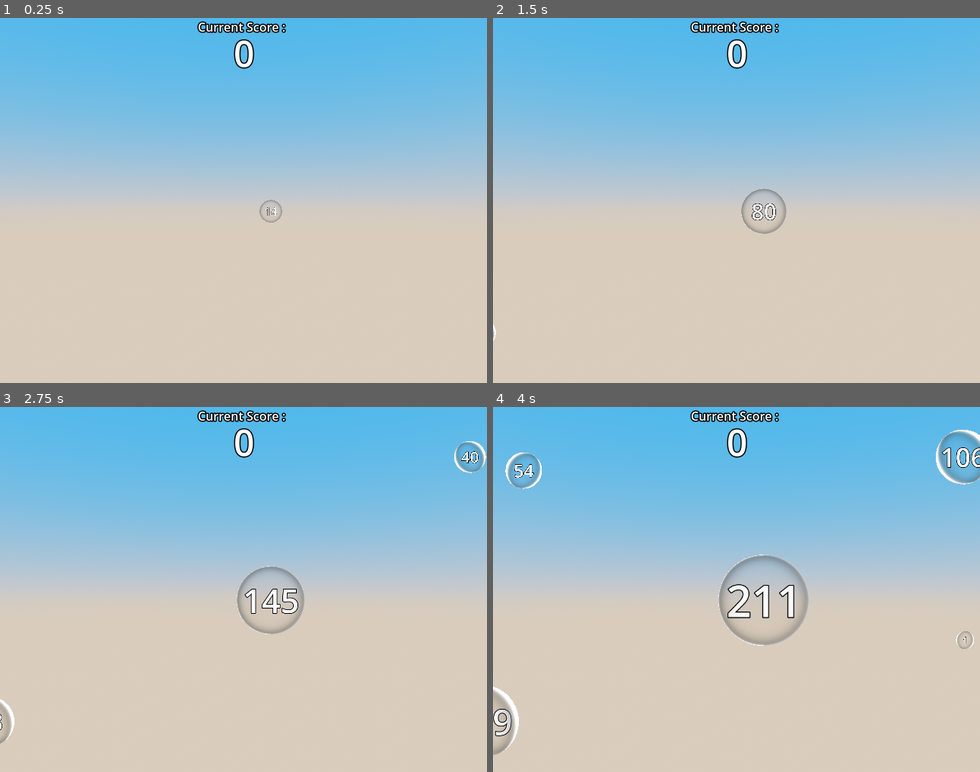
Above: before the commit, frames 1-4 (two rows, left to right).
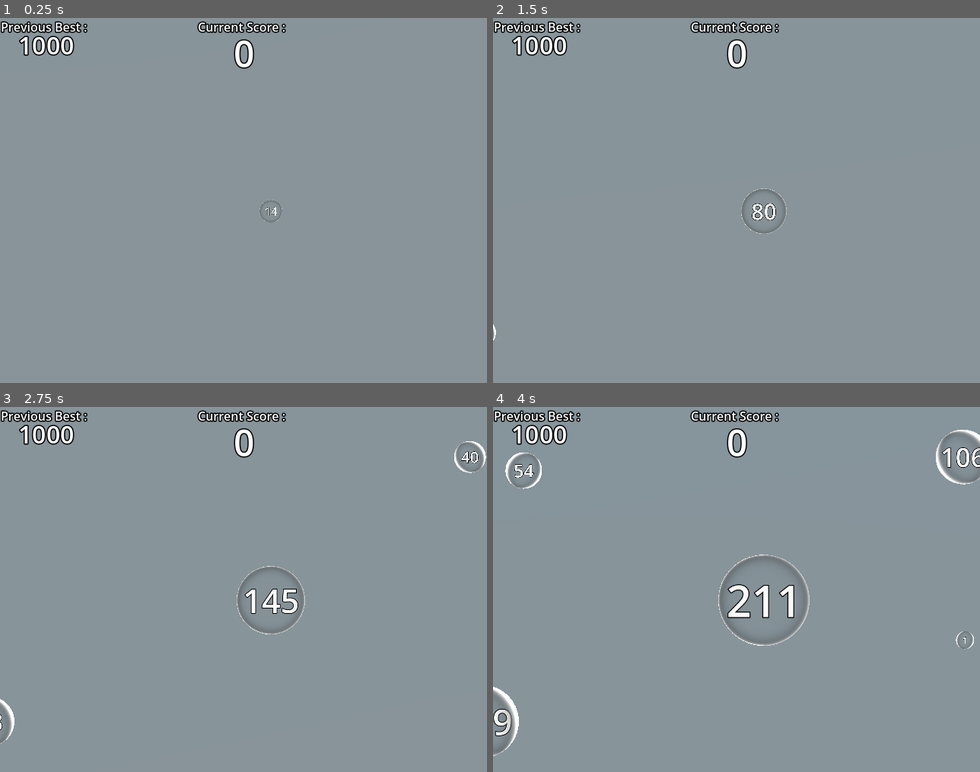
Above: after the commit, the same moments.

Repository: kominaaa/scorepopping
Game: Godot game, scene res://scenes/main.tscn
Two runs of this game, one before a commit and one after it. Both use one fixed random seed, a clock stepped at 60 frames per second and the inputs below.
Inputs (mouse positions are in pixels of both pictures, inside the frame that each line leads up to):
- Up to frame 1 (0.25 s): no input
- Up to frame 2 (1.5 s): move the mouse to (843, 182) at 0.52 s; click (843, 182) at 0.67 s; move the mouse to (639, 218) at 1.27 s; click (639, 218) at 1.42 s
- Up to frame 3 (2.75 s): move the mouse to (292, 509) at 2.02 s; click (292, 509) at 2.17 s
- Up to frame 4 (4 s): move the mouse to (712, 662) at 2.77 s; click (712, 662) at 2.92 s; move the mouse to (882, 644) at 3.52 s; click (882, 644) at 3.67 s

The runs differ from the first frame. In frame 1, 99% of the frame differs, in the area x 0-100%, y 0-100%; in frame 2, 99%; in frame 3, 99%; in frame 4, 98%.

Commit message:
scoring best todo

Diff:
--- a/project.godot
+++ b/project.godot
@@ -14,6 +14,10 @@
 run/main_scene="res://scenes/main.tscn"
 config/features=PackedStringArray("4.3", "GL Compatibility")
 
+[autoload]
+
+MusicManager="*res://scripts/music_manager.gd"
+
 [display]
 
 window/size/viewport_width=640
@@ -25,6 +29,7 @@
 [file_customization]
 
 folder_colors={
+"res://assets/": "orange",
 "res://materials/": "green",
 "res://scenes/": "blue",
 "res://scripts/": "red",
--- a/scenes/game_interface.tscn
+++ b/scenes/game_interface.tscn
@@ -1,10 +1,15 @@
-[gd_scene load_steps=5 format=3 uid="uid://wejovet6gbnc"]
+[gd_scene load_steps=6 format=3 uid="uid://wejovet6gbnc"]
 
 [ext_resource type="LabelSettings" uid="uid://ch0dgyft6pqrm" path="res://materials/interface_label_settings.tres" id="1_fu1yt"]
 [ext_resource type="Script" path="res://scripts/game_over_label.gd" id="2_dgvkp"]
 
 [sub_resource type="LabelSettings" id="LabelSettings_hsfxb"]
 font_size = 48
+outline_size = 6
+outline_color = Color(0, 0, 0, 1)
+
+[sub_resource type="LabelSettings" id="LabelSettings_3tk88"]
+font_size = 32
 outline_size = 6
 outline_color = Color(0, 0, 0, 1)
 
@@ -48,19 +53,40 @@
 label_settings = SubResource("LabelSettings_hsfxb")
 horizontal_alignment = 1
 
+[node name="BestScoreLabel" type="Label" parent="."]
+layout_mode = 1
+offset_right = 120.0
+offset_bottom = 23.0
+text = "Previous Best : "
+label_settings = ExtResource("1_fu1yt")
+horizontal_alignment = 1
+
+[node name="BestScoreValueLabel" type="Label" parent="BestScoreLabel"]
+layout_mode = 1
+anchors_preset = 5
+anchor_left = 0.5
+anchor_right = 0.5
+offset_left = -118.0
+offset_top = 13.0
+offset_right = 120.0
+offset_bottom = 58.0
+grow_horizontal = 2
+text = "1000"
+label_settings = SubResource("LabelSettings_3tk88")
+horizontal_alignment = 1
+
 [node name="GameOverLabel" type="Label" parent="."]
 layout_mode = 1
-anchors_preset = 8
+anchors_preset = 7
 anchor_left = 0.5
-anchor_top = 0.5
+anchor_top = 1.0
 anchor_right = 0.5
-anchor_bottom = 0.5
+anchor_bottom = 1.0
 offset_left = -132.0
-offset_top = -20.0
+offset_top = -45.0
 offset_right = 132.0
-offset_bottom = 20.0
 grow_horizontal = 2
-grow_vertical = 2
+grow_vertical = 0
 text = "Game Over"
 label_settings = SubResource("LabelSettings_infcm")
 horizontal_alignment = 1
--- a/scenes/main.tscn
+++ b/scenes/main.tscn
@@ -1,9 +1,14 @@
-[gd_scene load_steps=8 format=3 uid="uid://f3j6pq47rjkq"]
+[gd_scene load_steps=11 format=3 uid="uid://f3j6pq47rjkq"]
 
 [ext_resource type="Script" path="res://scripts/main.gd" id="1_mnu6u"]
 [ext_resource type="PackedScene" uid="uid://ber4mr242hy4d" path="res://scenes/bubble_01.tscn" id="1_nwdim"]
 [ext_resource type="Script" path="res://scripts/bubble_spawner.gd" id="2_fwp22"]
+[ext_resource type="Script" path="res://scripts/rotate_bkg.gd" id="2_ptx1p"]
 [ext_resource type="PackedScene" uid="uid://wejovet6gbnc" path="res://scenes/game_interface.tscn" id="4_yko0o"]
+[ext_resource type="AudioStream" uid="uid://dm3ai0roexvim" path="res://sounds/end_pop.wav" id="5_a5248"]
+
+[sub_resource type="BoxMesh" id="BoxMesh_nkees"]
+size = Vector3(5, 5, 5)
 
 [sub_resource type="ProceduralSkyMaterial" id="ProceduralSkyMaterial_nsgbv"]
 sky_top_color = Color(0.21053, 0.577765, 0.863089, 1)
@@ -26,15 +31,29 @@
 score_value_label = NodePath("CanvasLayer/GameInterface/ScoreLabel/ScoreValueLabel")
 game_over_label = NodePath("CanvasLayer/GameInterface/GameOverLabel")
 
+[node name="BKG" type="Node3D" parent="."]
+
+[node name="MeshInstance3D" type="MeshInstance3D" parent="BKG"]
+transform = Transform3D(1, 0, 0, 0, 1, 0, 0, 0, 1, 0, 0, -6.12743)
+mesh = SubResource("BoxMesh_nkees")
+skeleton = NodePath("")
+script = ExtResource("2_ptx1p")
+rotation_speed_x = 10.0
+rotation_speed_y = 3.0
+
 [node name="CanvasLayer" type="CanvasLayer" parent="."]
 
 [node name="GameInterface" parent="CanvasLayer" instance=ExtResource("4_yko0o")]
 mouse_filter = 2
 
-[node name="BubbleSpawner" type="Node3D" parent="."]
+[node name="BubbleSpawner" type="Node3D" parent="." node_paths=PackedStringArray("end_sound")]
 process_mode = 1
 script = ExtResource("2_fwp22")
 bubble_scene = ExtResource("1_nwdim")
+end_sound = NodePath("EndAudioStreamPlayer")
+
+[node name="EndAudioStreamPlayer" type="AudioStreamPlayer" parent="BubbleSpawner"]
+stream = ExtResource("5_a5248")
 
 [node name="ScoreManager" type="Node3D" parent="."]
 
--- a/scripts/bubble_script.gd
+++ b/scripts/bubble_script.gd
@@ -2,7 +2,7 @@
 
 signal bubble_destroyed(bubble: Node3D, bubble_value: int)
 signal collision_detected
-signal progress_updated(progress: float)  # pour transmettre la progression de la bulle
+signal progress_updated(progress: float)
 
 @export var scale_rate: float = 1.0
 @export var max_scale: float = 20.0
@@ -35,7 +35,6 @@
 
 		_update_label_and_colors()
 	else:
-		print("Reached max scale. Stopping process.")
 		set_process(false)
 
 func _update_label_and_colors():
@@ -44,14 +43,11 @@
 
 	emit_signal("progress_updated", current_progress)
 
-	# Mise à jour du label
 	label_3d.text = str(current_value)
 
-	# Appliquer la couleur du gradient
 	var color = gradient_texture.gradient.get_color(current_progress)
 	label_3d.modulate = color
 
-	# Changer la couleur dans le ShaderMaterial (si SphereMesh)
 	if bubble_mesh.mesh is SphereMesh:
 		var material = bubble_mesh.mesh.material
 		if material is ShaderMaterial:
@@ -66,7 +62,6 @@
 		_on_bubble_clicked(click_position)
 
 func _on_bubble_clicked(impact_pos: Vector3) -> void:
-	# Instancier l'explosion
 	if explosion_scene:
 		var explosion = explosion_scene.instantiate()
 		explosion.global_transform.origin = global_transform.origin
@@ -75,12 +70,10 @@
 		if explosion.has_method("set_progress"):
 			explosion.set_progress(current_progress)
 
-	# Déconnecter l'area avant de supprimer la bulle
 	if area:
 		area.area_entered.disconnect(Callable(self, "_on_area_entered"))
 		area.input_event.disconnect(Callable(self, "_on_input_event"))
 
-	# Émettre le signal bubble_destroyed avec la valeur
 	emit_signal("bubble_destroyed", self, current_value)
 
 	queue_free()
--- a/scripts/bubble_spawner.gd
+++ b/scripts/bubble_spawner.gd
@@ -7,7 +7,8 @@
 @export var z_position: float = 0.0
 @export var min_spawn_distance: float = 0.2
 @export var max_spawn_attempts: int = 50
-@export var max_spawns: int = 60
+@export var max_spawns: int = 30
+@export var end_sound: AudioStreamPlayer
 
 @onready var main_scene = get_tree().get_current_scene()
 
@@ -16,26 +17,21 @@
 var current_spawn_count: int = 0
 
 func _ready():
-	# Créer un timer pour gérer le spawn
 	spawn_timer = Timer.new()
 	spawn_timer.wait_time = spawn_interval
 	spawn_timer.one_shot = false
 	spawn_timer.timeout.connect(Callable(self, "_spawn_bubble"))
 	add_child(spawn_timer)
 
-	# Spawner une première bulle
 	_spawn_bubble(true)
 
-	# Démarrer le Timer
 	spawn_timer.start()
 
 func _process(delta: float):
-	# Vérification explicite des collisions entre les bulles
 	_check_collisions()
 
 func _spawn_bubble(at_random: bool = false):
 	if current_spawn_count >= max_spawns:
-		print("Maximum number of spawns reached. Stopping spawner.")
 		spawn_timer.stop()
 		return
 
@@ -50,7 +46,6 @@
 		else:
 			spawn_pos = _find_farthest_position()
 
-		# Vérifier la distance minimale avec les autres bulles
 		var is_valid_position = true
 		for bubble in bubbles:
 			if bubble and not bubble.is_queued_for_deletion():
@@ -67,15 +62,12 @@
 		bubble.global_transform.origin = spawn_pos
 		add_child(bubble)
 
-		# Connecter les signaux
 		bubble.connect("progress_updated", Callable(self, "_on_progress_updated"))
 		bubble.connect("bubble_destroyed", Callable(self, "_on_bubble_destroyed"))
 		bubble.connect("collision_detected", Callable(self, "_on_bubble_collision"))
 
 		bubbles.append(bubble)
 		current_spawn_count += 1
-	else:
-		print("No valid position found for spawning a bubble.")
 
 func _random_position() -> Vector3:
 	var x_pos = randf_range(x_range.x, x_range.y)
@@ -112,17 +104,16 @@
 	if bubble in bubbles:
 		bubbles.erase(bubble)
 
-	# Transmettre l’incrément de score au script principal
 	var main_scene = get_tree().get_current_scene()
 	if main_scene and main_scene.has_method("increment_score"):
 		main_scene.increment_score(bubble_value)
 
-	# Vérifiez si toutes les bulles ont été poppées
 	if bubbles.is_empty() and current_spawn_count >= max_spawns:
 		main_scene.end_game()
 
 func _on_bubble_collision():
 	main_scene.end_game()
+	end_sound.play()
 
 func _check_collisions():
 	for i in range(bubbles.size()):
@@ -139,13 +130,11 @@
 					_on_bubble_collision()
 
 func _restart_game():
-	# Supprime toutes les bulles
 	for bubble in bubbles:
 		if bubble:
 			bubble.queue_free()
 	bubbles.clear()
 
-	# Réinitialiser la scène
 	var current_scene_path = get_tree().current_scene.scene_file_path
 	get_tree().change_scene_to_file(current_scene_path)
 
--- a/scripts/main.gd
+++ b/scripts/main.gd
@@ -6,6 +6,7 @@
 
 var score: int = 0
 var game_over: bool = false
+var allow_restart: bool = false
 
 func _ready():
 	process_mode = PROCESS_MODE_ALWAYS
@@ -23,15 +24,17 @@
 		score_value_label.text = str(score)
 
 func end_game():
-	# Activer le Game Over et mettre le jeu en pause
 	game_over = true
+	allow_restart = false  # Bloque l'interaction immédiatement
 	get_tree().paused = true
 	if game_over_label:
 		game_over_label.show()
-		game_over_label.text = "Game Over! Cliquez pour rejouer."
+		game_over_label.text = "Game Over! Click to play again."
+	# Démarre un délai avant d'autoriser le restart
+	_create_restart_delay_timer(2.0)
 
 func _unhandled_input(event):
-	if game_over and event is InputEventMouseButton and event.pressed:
+	if game_over and allow_restart and event is InputEventMouseButton and event.pressed:
 		_restart_game()
 
 func _restart_game():
@@ -39,3 +42,14 @@
 	get_tree().paused = false
 	var current_scene_path = get_tree().current_scene.scene_file_path
 	get_tree().change_scene_to_file(current_scene_path)
+
+func _create_restart_delay_timer(delay: float):
+	var timer = Timer.new()
+	timer.one_shot = true
+	timer.wait_time = delay
+	timer.connect("timeout", Callable(self, "_allow_restart"))
+	add_child(timer)
+	timer.start()
+
+func _allow_restart():
+	allow_restart = true
--- /dev/null
+++ b/scripts/music_manager.gd
@@ -0,0 +1,21 @@
+extends Node
+
+var audio_player: AudioStreamPlayer
+
+func _ready():
+	process_mode = PROCESS_MODE_ALWAYS
+	audio_player = AudioStreamPlayer.new()
+	add_child(audio_player)
+
+	var audio_stream = preload("res://sounds/music_loop.mp3")
+	if audio_stream is AudioStream:
+		audio_stream.loop = true
+
+	audio_player.stream = audio_stream
+
+	audio_player.volume_db = -10
+
+	audio_player.play()
+
+func set_volume(volume_db: float):
+	audio_player.volume_db = volume_db
--- a/scripts/pop_particles.gd
+++ b/scripts/pop_particles.gd
@@ -6,57 +6,39 @@
 signal progress_updated(progress: float)
 
 func set_progress(progress: float) -> void:
-	# Calculer les valeurs interpolées
-	var shape_scale = lerp(0.01, 0.5, progress)  # Taille des axes des particules
-	var particle_amount = int(lerp(50, 500, progress))  # Nombre de particules
-	var pitch_scale = lerp(2.0, 0.8, progress)  # Pitch du son
-	print("Progress:", progress)
+	var shape_scale = lerp(0.01, 0.5, progress)
+	var particle_amount = int(lerp(50, 500, progress))
+	var pitch_scale = lerp(2.0, 0.8, progress)
 
 	# Ajuster les particules
 	if particles:
 		particles.amount = particle_amount
-		print("Particle amount set to:", particle_amount)
 
 		if particles.process_material is ParticleProcessMaterial:
 			var material = particles.process_material as ParticleProcessMaterial
 			material.emission_shape_scale = Vector3(shape_scale, shape_scale, shape_scale)
-			print("Emission shape scale set to:", material.emission_shape_scale)
-		else:
-			print("process_material is not a ParticleProcessMaterial.")
-	else:
-		print("Particles not set or invalid.")
 
-	# Ajuster le pitch du son
 	if pop_sound:
 		pop_sound.pitch_scale = pitch_scale
-		print("Sound pitch set to:", pitch_scale)
-	else:
-		print("Pop sound not set or invalid.")
-
-	# Émettre un signal pour notifier que le progrès a changé (facultatif)
 	emit_signal("progress_updated", progress)
 
 func _on_progress_updated(progress: float) -> void:
-	print("Progress updated signal received:", progress)
+	pass
 
 func _ready() -> void:
-	# Connecter le signal interne si besoin
 	self.progress_updated.connect(Callable(self, "_on_progress_updated"))
 
-	# Démarrer les particules si nécessaire
 	if particles and not particles.emitting:
 		particles.emitting = true
 
-	# --- Volume aléatoire entre -20 et -10 dB ---
 	if pop_sound:
-		pop_sound.volume_db = randf_range(-20.0, -10.0)
+		pop_sound.volume_db = randf_range(-5.0, 0.0)
 		pop_sound.play()
 
-	# Créer un Timer pour supprimer ce Node quand la durée de vie est atteinte
 	if particles:
 		var timer = Timer.new()
 		timer.one_shot = true
-		timer.wait_time = particles.lifetime  # Durée de vie paramétrée
+		timer.wait_time = particles.lifetime
 		timer.timeout.connect(queue_free)
 		add_child(timer)
 		timer.start()
--- /dev/null
+++ b/scripts/rotate_bkg.gd
@@ -0,0 +1,24 @@
+extends MeshInstance3D
+
+# Variables pour contrôler la vitesse de rotation aléatoire sur les deux axes
+@export var rotation_speed_x: float = 1.0
+@export var rotation_speed_y: float = 1.0
+
+# Variables pour stocker les vitesses de rotation aléatoires
+var random_speed_x: float
+var random_speed_y: float
+
+func _ready():
+	# Génère des vitesses de rotation aléatoires
+	randomize()
+	random_speed_x = randf_range(-rotation_speed_x, rotation_speed_x)
+	random_speed_y = randf_range(-rotation_speed_y, rotation_speed_y)
+
+	# Donne une rotation initiale aléatoire à l'objet
+	rotation_degrees.x = randf_range(0, 360)
+	rotation_degrees.y = randf_range(0, 360)
+
+func _process(delta: float):
+	# Applique les rotations sur les axes X et Y
+	rotation_degrees.x += random_speed_x * delta
+	rotation_degrees.y += random_speed_y * delta
Not shown, added: sounds/end_pop.wav.import
Not shown, added: sounds/music_loop.mp3.import
Not shown, added: sounds/end_pop.wav
Not shown, added: sounds/music_loop.mp3
